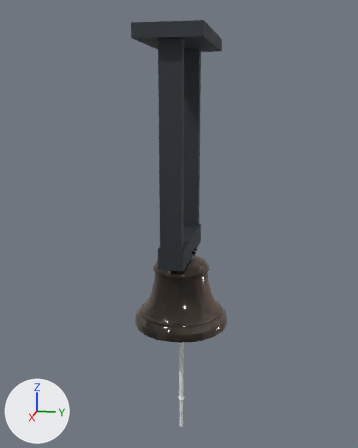
The glTF model src/game/models/signal-bell/ceiling-bell.glb: old version first, new version second.
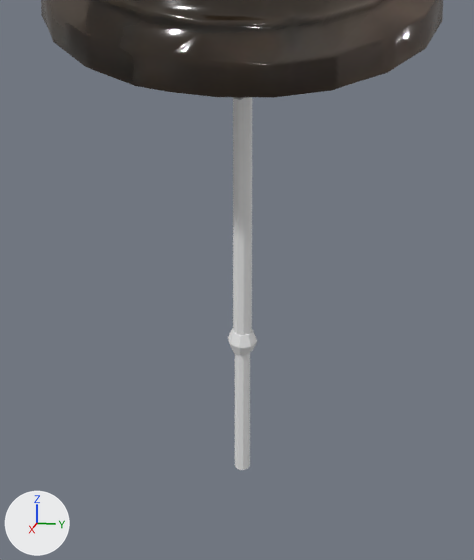
Each version is shown whole from a 50 mm camera at (2.388, 0.465, 2.106) aimed at (-0.026, -0.018, 1.502), then close up on the part from 35% to 65% of the width and 72% to 100% of the height. Arrows for +X, +Y and +Z are at lower left; the lights stay in place. The older version's two pictures come first. Where no turn or scale is listed for an object, it has been applied to the vertices. Vertices at exactly the same position are counted once.

Objects in the first close-up: 'Bell pull rope', 'Bell rope knot', 'Bell rope tail', 'Signal bell bronze bowl clapper and rope'.
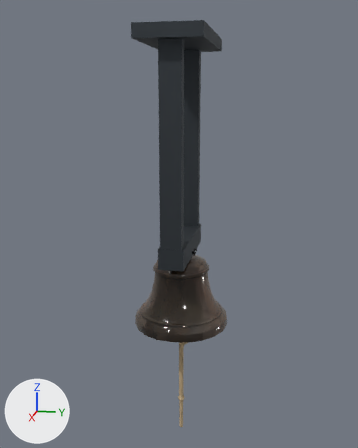
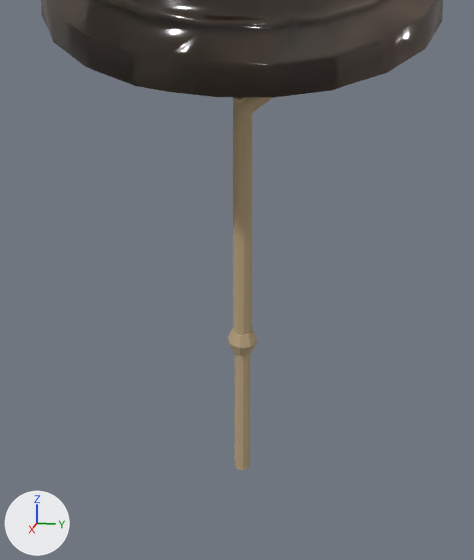
Commit message: Attach signal bell rope to the clapper hitch

What differs and where, as boxes (x1, y1, x2, y2) in the close-ups (474 x 560 px):
'Bell rope tail', recoloured (white to beige)
    both: (235, 353, 250, 470)
'Bell clapper rope hitch', added (beige)
    after: (234, 97, 273, 124)
'Bell rope knot', recoloured (white to beige)
    both: (228, 328, 257, 355)
part 1 of me_cylinder_002, recoloured (white to beige)
    both: (233, 97, 252, 335)

The change, as a list of edits to the scene's bpy script:
```text
Add mat_bell_natural_hemp_rope_002:
    mat_bell_natural_hemp_rope_002 = principled_material('Bell natural hemp rope.002')
    mat_bell_natural_hemp_rope_002.base_color = (0.48, 0.36, 0.21)  # beige #b8a27e
    mat_bell_natural_hemp_rope_002.roughness = 0.95
Change me_cylinder_002:
    used by ob_bell_pull_rope; location = (0.0, 0.0, 0.712)
    remove me_cylinder_002.from_pydata(...)  # 20 vertices, 36 faces; spans x -0.011..0.011, y -0.012..0.012, z -0.188..0.188
    add me_cylinder_002.from_pydata(...)  # 20 vertices, 28 faces; spans x -0.011..0.011, y -0.012..0.012, z -0.188..0.188
    me_cylinder_002 part 1: 28 faces spanning x -0.011..0.011, y -0.012..0.012, z -0.188..0.188 switch from mat_bell_rope_hemp_002 (white #e7e7e7) to mat_bell_natural_hemp_rope_002 (beige #b8a27e)
    edits to the shape of me_cylinder_002 do not show in these pictures
Change me_cylinder_003:
    where me_cylinder_003.from_pydata(...)  # 20 vertices, 36 faces; spans x -0.01..0.01, y -0.01..0.01, z -0.09..0.09
    remove me_cylinder_003.materials.append(mat_bell_rope_hemp_002)  # white #e7e7e7
    add me_cylinder_003.materials.append(mat_bell_natural_hemp_rope_002)  # beige #b8a27e
Change me_sphere:
    where me_sphere.from_pydata(...)  # 26 vertices, 48 faces; spans x -0.019..0.019, y -0.019..0.019, z -0.019..0.019
    remove me_sphere.materials.append(mat_bell_rope_hemp_002)  # white #e7e7e7
    add me_sphere.materials.append(mat_bell_natural_hemp_rope_002)  # beige #b8a27e
Add me_clapper_hitch_continuous_rope:
    me_clapper_hitch_continuous_rope.from_pydata(...)  # 728 vertices, 1452 faces; spans x -0.037..0.0449, y -0.0409..0.0528, z 0.83..0.959
    me_clapper_hitch_continuous_rope.materials.append(mat_bell_natural_hemp_rope_002)  # beige #b8a27e
Add ob_bell_clapper_rope_hitch:
    ob_bell_clapper_rope_hitch = bpy.data.objects.new('Bell clapper rope hitch', me_clapper_hitch_continuous_rope)
    ob_bell_clapper_rope_hitch.location = (0.0, 0.0, 0.0)
```
